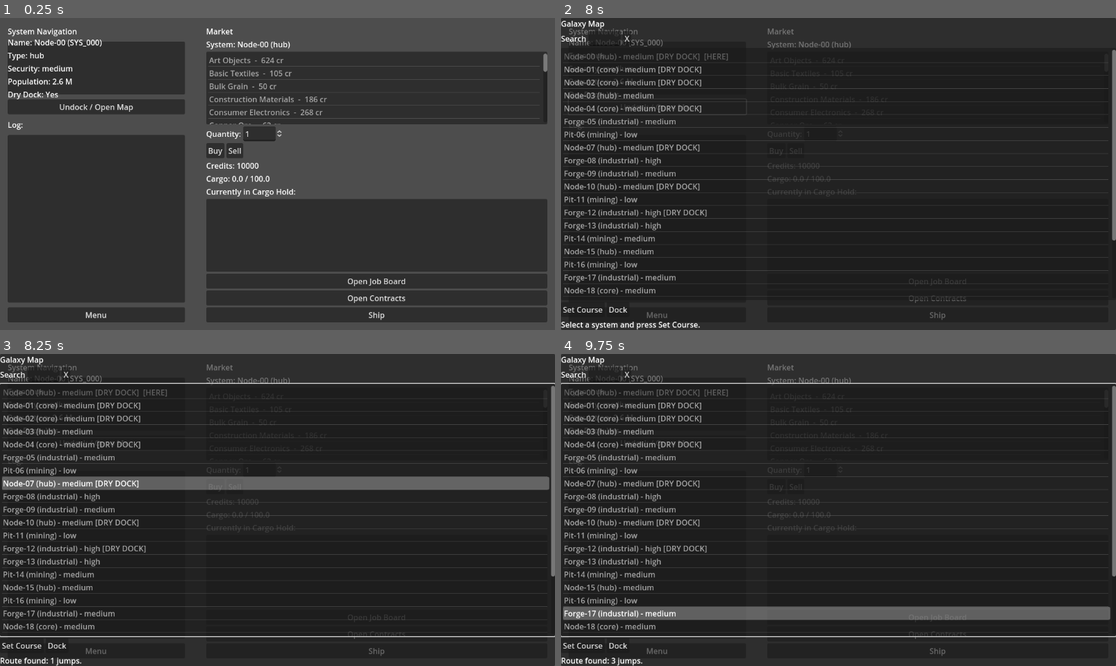
Above: before the commit, frames 1-4 (two rows, left to right).
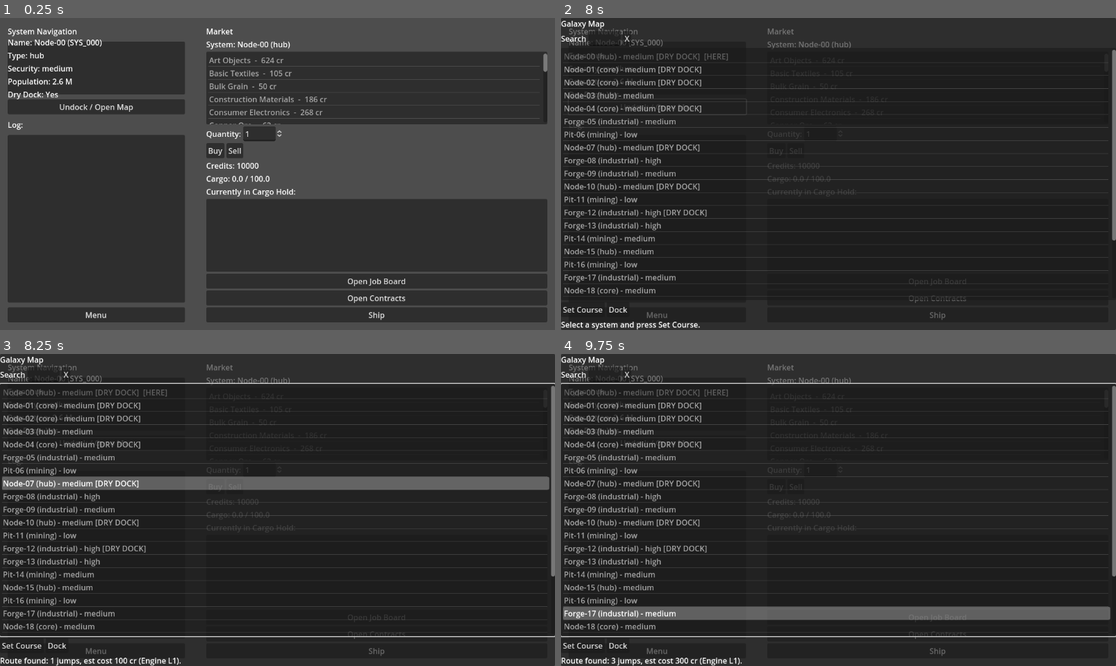
Above: after the commit, the same moments.

Repository: DKyd/Tiny-Cormorant
Game: Godot game, scene res://scenes/SystemList.tscn
Same seed, same stepped clock (60 frames per second), same inputs: the game is played once before the commit and once after it.
Inputs (mouse positions are in pixels of both pictures, inside the frame that each line leads up to):
- Up to frame 1 (0.25 s): no input
- Up to frame 2 (8 s): click "Undock / Open Map" at 0.5 s; click (605, 39) at 1.27 s; type "12" at 1.35 s; click "Buy" at 2 s; click "Sell" at 2.75 s; click "Open Job Board" at 3.5 s; click "Open Contracts" at 4.25 s; click "Ship" at 5 s; click "Set Course" at 5.75 s; click "Dock" at 6.5 s; click "Undock / Open Map" at 7.25 s
- Up to frame 3 (8.25 s): click "Buy" at 8 s
- Up to frame 4 (9.75 s): click "Sell" at 8.75 s; click "Open Job Board" at 9.5 s

Frames 1-2 are identical in both runs. In frame 3, 0.2% of the frame differs, in the area x 14-33%, y 97-100%; in frame 4, 0.2%.

Commit message:
Engine Upgrades impact travel cost

Diff:
--- a/singletons/GameState.gd
+++ b/singletons/GameState.gd
@@ -5,9 +5,9 @@
 var player_money: float = 10_000.0  # starter money
 
 # travel cost tuning
-var low_security_travel_cost: float = 30.0
-var medium_security_travel_cost: float = 50.0
-var high_security_travel_cost: float = 80.0
+var low_security_travel_cost: float = 50.0
+var medium_security_travel_cost: float = 100.0
+var high_security_travel_cost: float = 150.0
 
 # Contracts offered in system
 var active_contracts: Array = []  # array of contract dictionaries
@@ -111,13 +111,14 @@
 		_:
 			base_cost = medium_security_travel_cost
 
-	# Apply engine discount: each level reduces cost up to a floor of 50%
+	# Engine discount: each level above 1 reduces cost by engine_discount_per_level
+	# Example with 0.1:
+	#   L1 -> 1.0x, L2 -> 0.9x, L3 -> 0.8x, ...
 	var level: int = ship_engine_level
 	var discount: float = engine_discount_per_level * float(level - 1)
-	var multiplier: float = max(0.5, 1.0 - discount)
+	var multiplier: float = max(0.5, 1.0 - discount)  # floor at 50% of base
 
 	return base_cost * multiplier
-
 
 
 func auto_travel(path: Array) -> void:
--- a/ui/MapPanel.gd
+++ b/ui/MapPanel.gd
@@ -110,17 +110,12 @@
 		info_label.text = "No route from here to that system."
 		return
 
-	var hops := path.size() - 1
-	var msg := "Route found: %d jumps." % hops
+	var hops: int = path.size() - 1
+	var cost: float = _estimate_route_cost(path)
+	var engine_level: int = GameState.ship_engine_level
 
-	var contract_count := _count_contracts_to_system(sys_id)
-	if contract_count > 0:
-		msg += "  (%d active contract%s here.)" % [
-			contract_count,
-			"s" if contract_count != 1 else ""
-		]
-
-	info_label.text = msg
+	info_label.text = "Route found: %d jumps, est cost %.0f cr (Engine L%d)." \
+		% [hops, cost, engine_level]
 
 
 func _on_set_course_pressed() -> void:
@@ -171,3 +166,17 @@
 		if str(c.get("destination", "")) == sys_id:
 			count += 1
 	return count
+
+func _estimate_route_cost(path: Array) -> float:
+	# path is an array of system IDs in order
+	if path.size() < 2:
+		return 0.0
+
+	var total_cost: float = 0.0
+
+	# For each hop, cost is based on the destination system of that hop
+	for i in range(1, path.size()):
+		var dest_id: String = str(path[i])
+		total_cost += GameState.get_travel_cost(dest_id)
+
+	return total_cost
